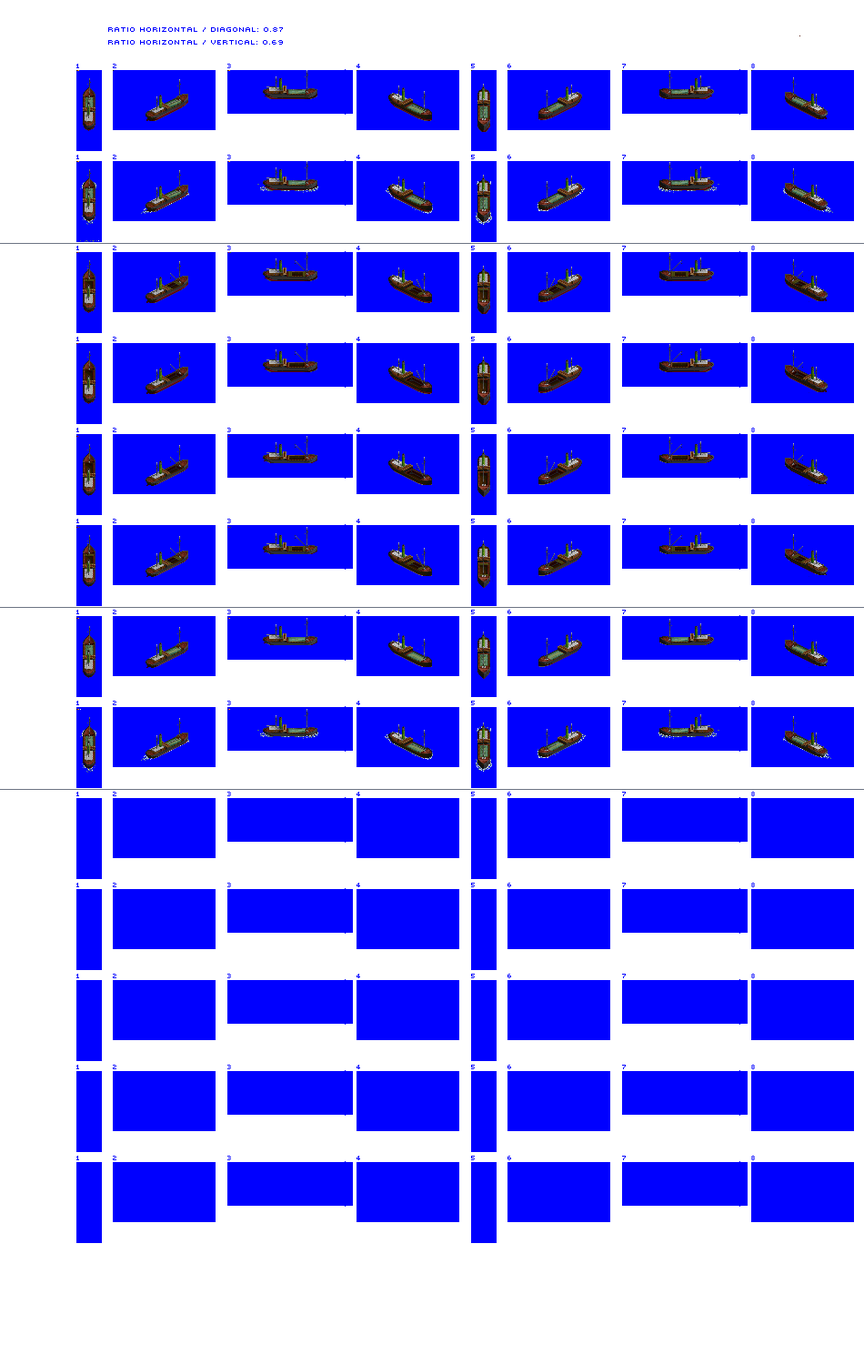
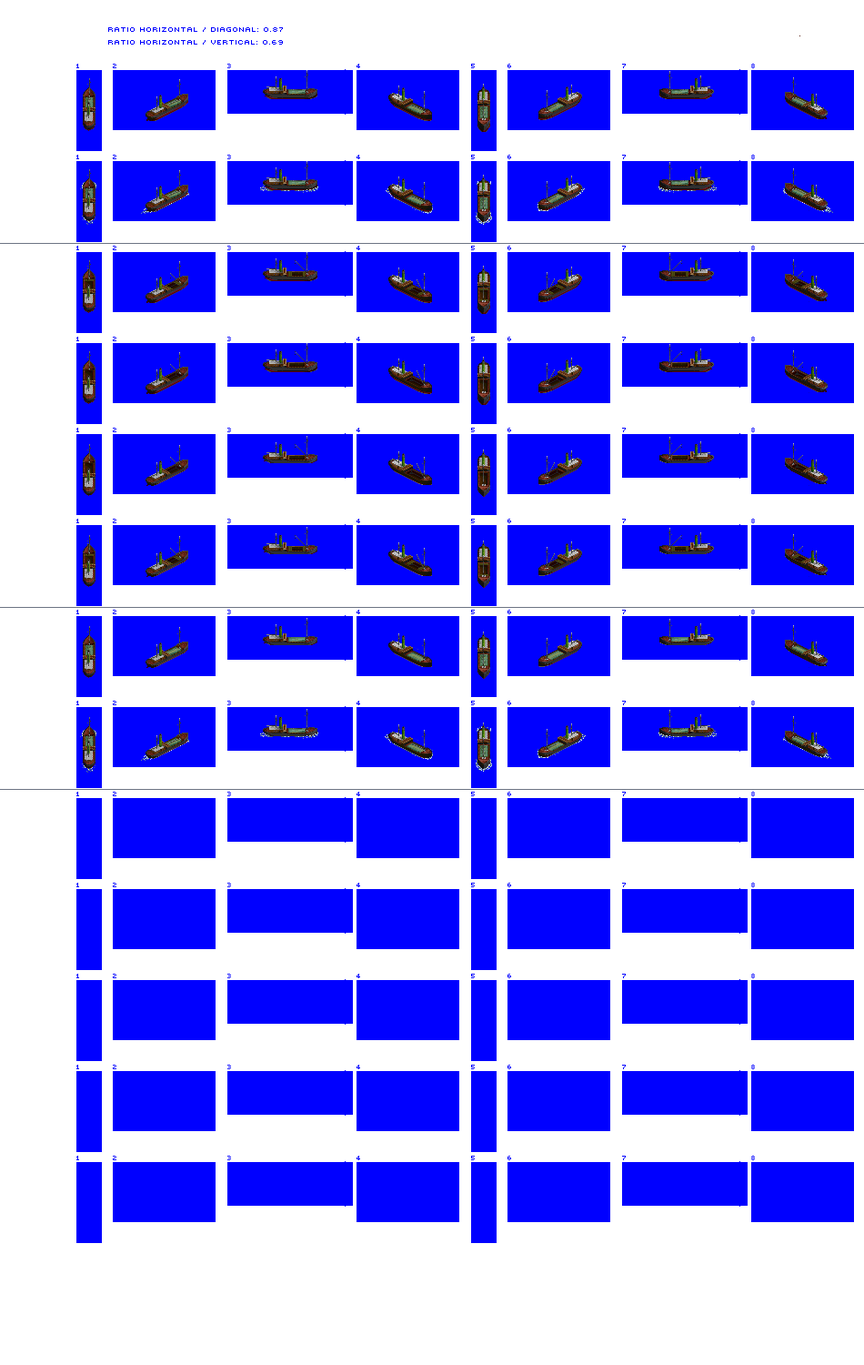
Comparing the layer stacks of the two w=864, h=1365 images. Changes:
painted on "prop / bow wash" over (x1=80, y1=183, x2=720, y2=732)
painted on "lil´Cumbrae" over (x1=76, y1=70, x2=822, y2=764)
